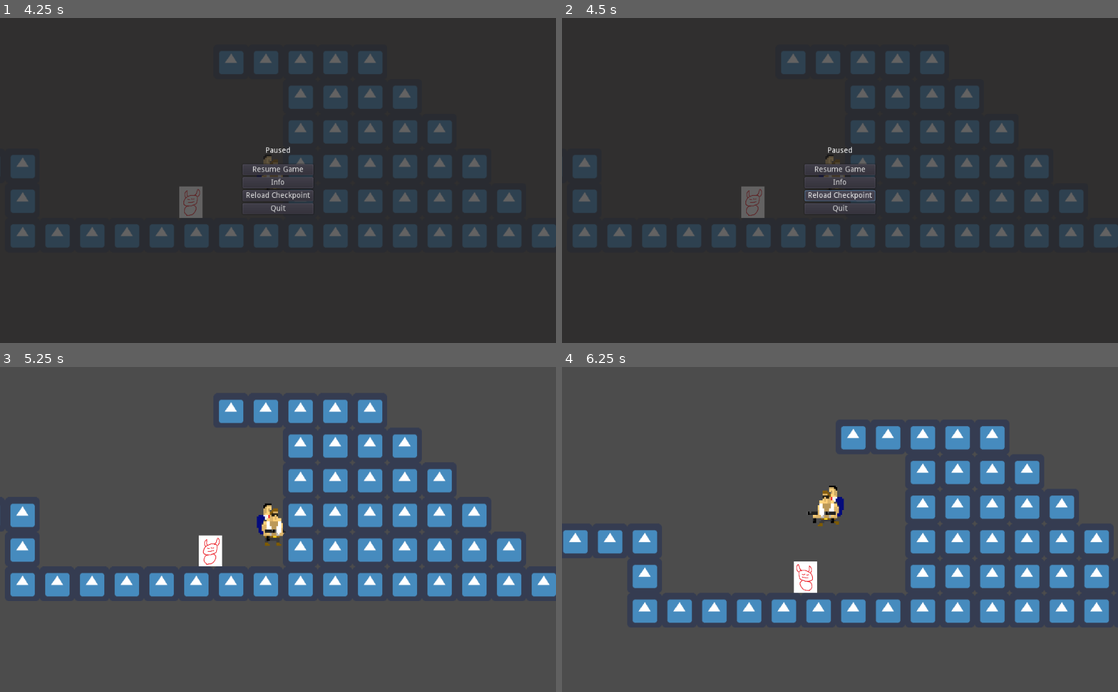
Above: before the commit, frames 1-4 (two rows, left to right).
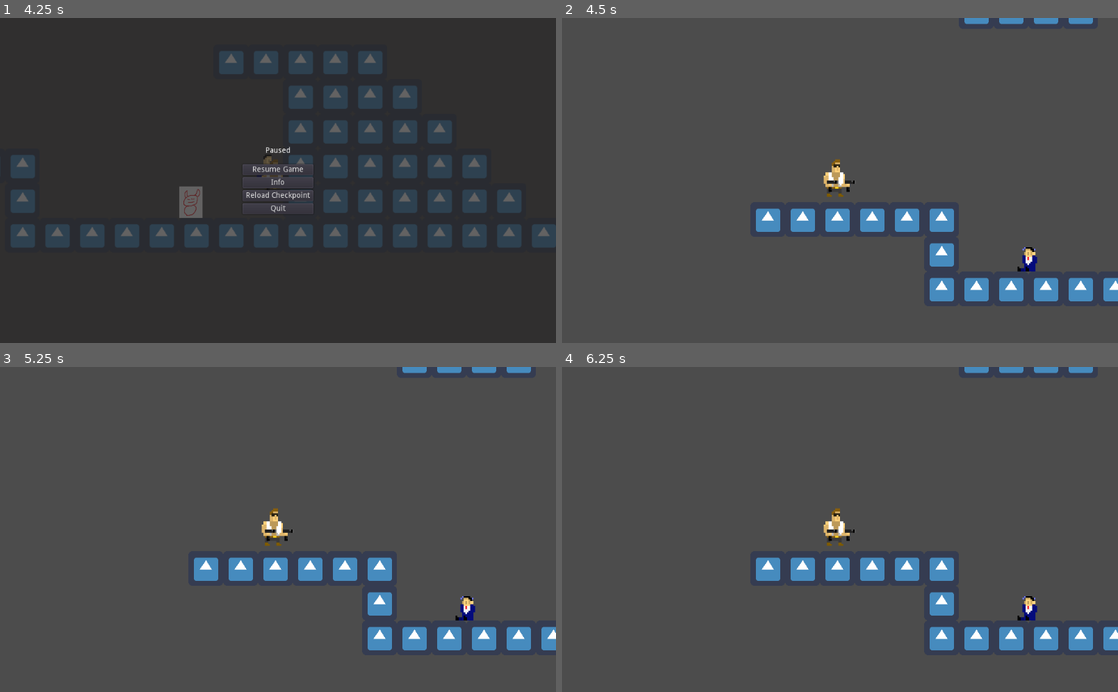
Above: after the commit, the same moments.

Repository: Slimonade1/Eksamensprojekt
Game: Godot game, scene res://Scenes/masterScene.tscn
Same seed, same stepped clock (60 frames per second), same inputs: the game is played once before the commit and once after it. The engine's default icon, where the game draws it, is replaced by a stand-in: a white triangle on a blue panel in a dark square.
Inputs (mouse positions are in pixels of both pictures, inside the frame that each line leads up to):
- Up to frame 1 (4.25 s): hold D (ui_right) 0.53-2.03 s; tap W (ui_up) at 0.77, 1.52, 3.02, 3.77 s; hold A (ui_left) 2.03-2.78 s; hold D (ui_right) from 2.78 s (still down); tap Escape (pause) at 4.15 s
- Up to frame 2 (4.5 s): release D (ui_right) at 4.25 s; click "Reload Checkpoint" at 4.25 s
- Up to frame 3 (5.25 s): click (278, 519) at 5 s, where only the run before the commit has a clickable "Resume Game"
- Up to frame 4 (6.25 s): hold A (ui_left) from 5.78 s (still down); tap W (ui_up) at 6.02 s

Frame 1 is identical in both runs. In frame 2, 96% of the frame differs, in the area x 0-100%, y 0-100%; in frame 3, 18%; in frame 4, 19%.

Commit message:
companion #3

Diff:
--- /dev/null
+++ b/Scenes/CharacterDescription.tscn
@@ -0,0 +1,81 @@
+[gd_scene load_steps=6 format=2]
+
+[ext_resource path="res://Sprites/Companions/KiraProfil/Kira Marie Peter-Hansen profil.png" type="Texture" id=1]
+[ext_resource path="res://Scripts/CharacterDescription.gd" type="Script" id=2]
+[ext_resource path="res://Sprites/Companions/Cinematic/DramaticEffect.png" type="Texture" id=3]
+[ext_resource path="res://Scripts/DramaticEffectButtom1.gd" type="Script" id=4]
+
+[sub_resource type="CanvasItemMaterial" id=1]
+particles_animation = true
+particles_anim_h_frames = 1
+particles_anim_v_frames = 1
+particles_anim_loop = true
+
+[node name="CharacterDescription" type="Control"]
+anchor_right = 1.0
+anchor_bottom = 1.0
+script = ExtResource( 2 )
+
+[node name="CanvasLayer" type="CanvasLayer" parent="."]
+visible = false
+
+[node name="ColorRect" type="ColorRect" parent="CanvasLayer"]
+material = SubResource( 1 )
+anchor_right = 1.0
+anchor_bottom = 1.0
+color = Color( 0.0235294, 0.584314, 0.8, 1 )
+
+[node name="KiraMariePeter-HansenProfil" type="Sprite" parent="CanvasLayer"]
+position = Vector2( 266, 374 )
+scale = Vector2( 7, 7 )
+texture = ExtResource( 1 )
+
+[node name="Bund" type="Control" parent="CanvasLayer"]
+margin_right = 40.0
+margin_bottom = 40.0
+
+[node name="DramaticEffectButtom1" type="Sprite" parent="CanvasLayer/Bund"]
+position = Vector2( 415, 592 )
+rotation = -0.0541052
+scale = Vector2( 7, 7 )
+texture = ExtResource( 3 )
+script = ExtResource( 4 )
+
+[node name="DramaticEffectButtom2" type="Sprite" parent="CanvasLayer/Bund"]
+position = Vector2( -472, 639.956 )
+rotation = -0.0541052
+scale = Vector2( 7, 7 )
+texture = ExtResource( 3 )
+script = ExtResource( 4 )
+
+[node name="DramaticEffectButtom3" type="Sprite" parent="CanvasLayer/Bund"]
+position = Vector2( 1309, 544 )
+rotation = -0.0541052
+scale = Vector2( 7, 7 )
+texture = ExtResource( 3 )
+script = ExtResource( 4 )
+
+[node name="Top" type="Control" parent="CanvasLayer"]
+margin_right = 40.0
+margin_bottom = 40.0
+
+[node name="DramaticEffectButtom1" type="Sprite" parent="CanvasLayer/Top"]
+position = Vector2( -477, 47 )
+rotation = -3.1957
+scale = Vector2( 7, 7 )
+texture = ExtResource( 3 )
+script = ExtResource( 4 )
+
+[node name="DramaticEffectButtom2" type="Sprite" parent="CanvasLayer/Top"]
+position = Vector2( 417, -0.999992 )
+rotation = -3.1957
+scale = Vector2( 7, 7 )
+texture = ExtResource( 3 )
+script = ExtResource( 4 )
+
+[node name="DramaticEffectButtom3" type="Sprite" parent="CanvasLayer/Top"]
+position = Vector2( 1310, -49 )
+rotation = -3.1957
+scale = Vector2( 7, 7 )
+texture = ExtResource( 3 )
+script = ExtResource( 4 )
--- a/Scenes/PauseMenu.tscn
+++ b/Scenes/PauseMenu.tscn
@@ -61,4 +61,5 @@
 text = "Quit"
 
 [connection signal="pressed" from="CenterContainer/VBoxContainer/Resume" to="." method="_on_Resume_pressed"]
+[connection signal="pressed" from="CenterContainer/VBoxContainer/Last Checkpoint" to="." method="_on_Last_Checkpoint_pressed"]
 [connection signal="pressed" from="CenterContainer/VBoxContainer/Quit" to="." method="_on_Quit_pressed"]
--- a/Scenes/gameScene.tscn
+++ b/Scenes/gameScene.tscn
@@ -6,6 +6,7 @@
 [ext_resource path="res://Scenes/Enemy.tscn" type="PackedScene" id=4]
 [ext_resource path="res://Scenes/PauseMenu.tscn" type="PackedScene" id=5]
 [ext_resource path="res://Sprites/Map/Tilemaps/Græsverden/green.png" type="Texture" id=6]
+[ext_resource path="res://Scenes/CharacterDescription.tscn" type="PackedScene" id=7]
 
 [sub_resource type="ConvexPolygonShape2D" id=1]
 points = PoolVector2Array( 0, 0, 64, 0, 64, 64, 0, 64 )
@@ -884,6 +885,8 @@
 
 [node name="PauseMenu" parent="CanvasLayer" instance=ExtResource( 5 )]
 
+[node name="CharacterDescription" parent="." instance=ExtResource( 7 )]
+
 [node name="Player" parent="." instance=ExtResource( 1 )]
 position = Vector2( -27, -262 )
 
--- /dev/null
+++ b/Scripts/CharacterDescription.gd
@@ -0,0 +1,5 @@
+extends Control
+
+# Called when the node enters the scene tree for the first time.
+func _ready():
+	pass # Replace with function body.
--- /dev/null
+++ b/Scripts/DramaticEffectButtom1.gd
@@ -0,0 +1,24 @@
+extends Sprite
+
+
+# Declare member variables here. Examples:
+# var a = 2
+# var b = "text"
+
+onready var startPosX = position.x
+onready var startPosY = position.y
+# Called when the node enters the scene tree for the first time.
+func _ready():
+	pass # Replace with function body.
+
+
+func _process(delta):
+	position.x += 1
+	position.y -= sin(3.1) /10
+	posCheck(position.x)
+
+
+func posCheck(posX):
+	if posX > OS.get_screen_size().x+472:
+		position.y = 639.956
+		position.x = -472
--- a/Scripts/PauseMenu.gd
+++ b/Scripts/PauseMenu.gd
@@ -18,3 +18,7 @@
 
 func _on_Quit_pressed():
 	get_tree().quit()
+
+
+func _on_Last_Checkpoint_pressed():
+	get_tree().change_scene("res://Scenes/gameScene.tscn")
Not shown: 1 places in Scenes/gameScene.tscn that only renumber resources
Binary file added: Sprites/Companions/Cinematic/DramaticEffect.png
Not shown, added: Sprites/Companions/Cinematic/DramaticEffect.png.import
Binary file added: Sprites/Companions/KiraProfil/Kira Marie Peter-Hansen profil.png
Not shown, added: Sprites/Companions/KiraProfil/Kira Marie Peter-Hansen profil.png.import
Not shown, added: Sprites/Player/.DS_Store
